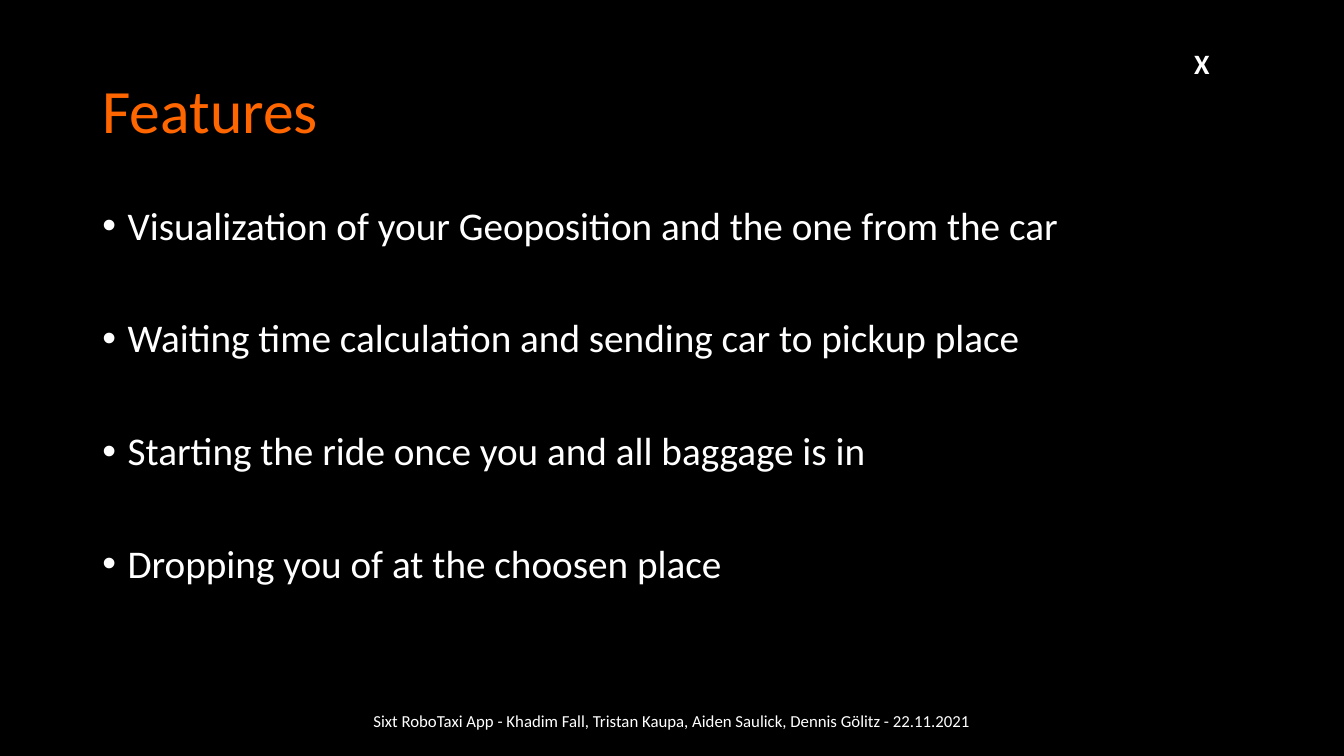
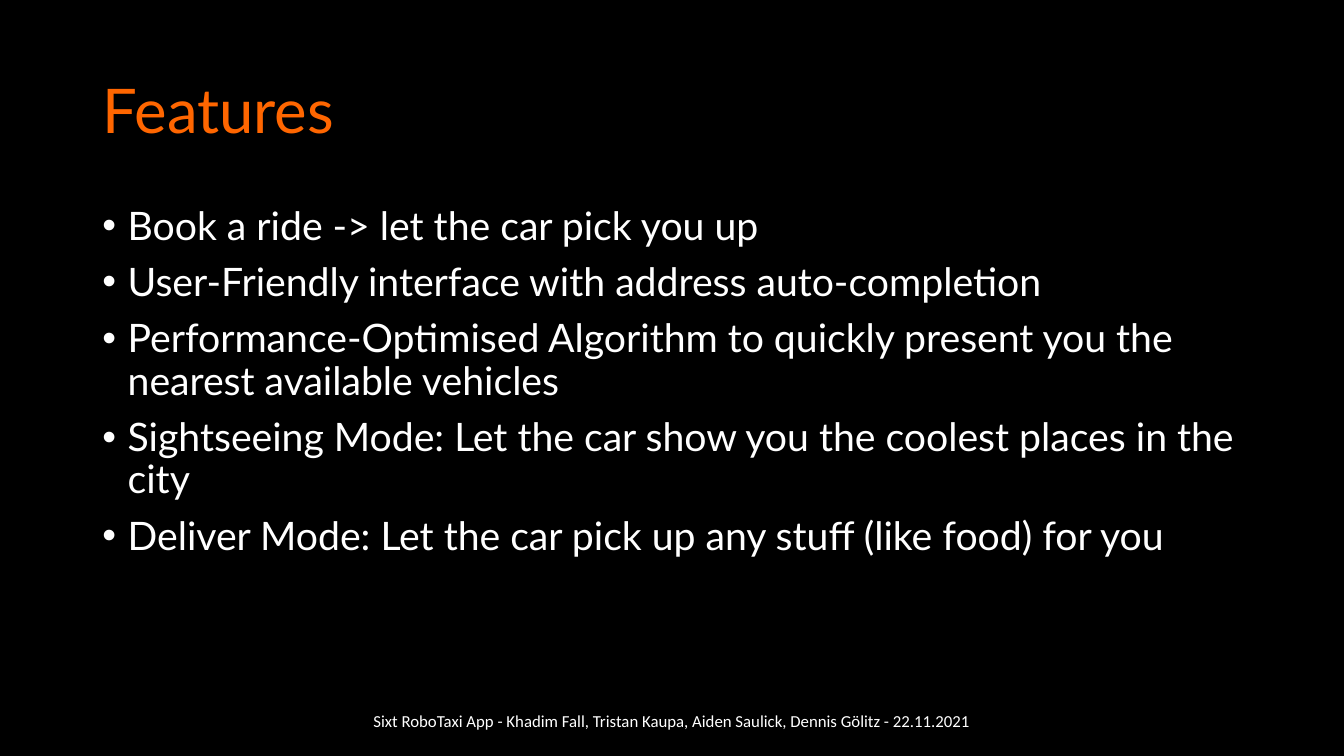
Before and after one commit to mono424/hackatum_sixt_flutter_app, a slide deck: slide 3 of Sixt_RoboTaxi_App.pptx (slide 4 before the commit). Drawn at 1344x756 pixels with LibreOffice and Linux fonts; fonts in the diff are those of the drawing; background and template pictures are left out. Boxes give left, top, right and bottom in pixels: in the first picture for what was removed or moved away, otherwise in the second. Text is boxed around its words. In the diff, an @@ line names an element or a change of style, - is before the commit and + after.

Commit message:
presentation changes

```diff
--- a/Sixt_RoboTaxi_App.pptx
+++ b/Sixt_RoboTaxi_App.pptx
@@ title "Features" at bbox=[102, 89, 334, 134]: font Calibri to Lato @@
@@ text removed at bbox=[1194, 55, 1209, 74] @@
-X
@@ text at bbox=[128, 211, 1234, 557]: text changed; font Calibri to Lato @@
-• Visualization of your Geoposition and the one from the car
-• Waiting time calculation and sending car to pickup place
-• Starting the ride once you and all baggage is in
-• Dropping you of at the choosen place
+• Book a ride -> let the car pick you up
+• User-Friendly interface with address auto-completion
+• Performance-Optimised Algorithm to quickly present you the nearest available vehicles
+• Sightseeing Mode: Let the car show you the coolest places in the city
+• Deliver Mode: Let the car pick up any stuff (like food) for you
```
Also in this commit, not shown: 4 other slides changed, 1 slide removed.
